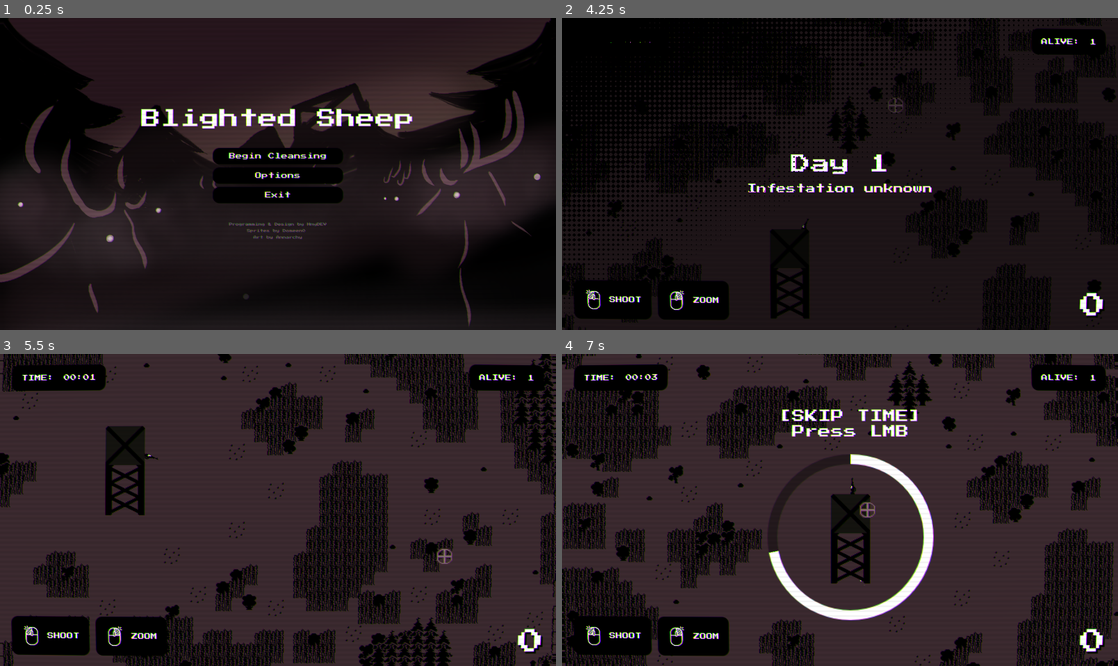
Above: before the commit, frames 1-4 (two rows, left to right).
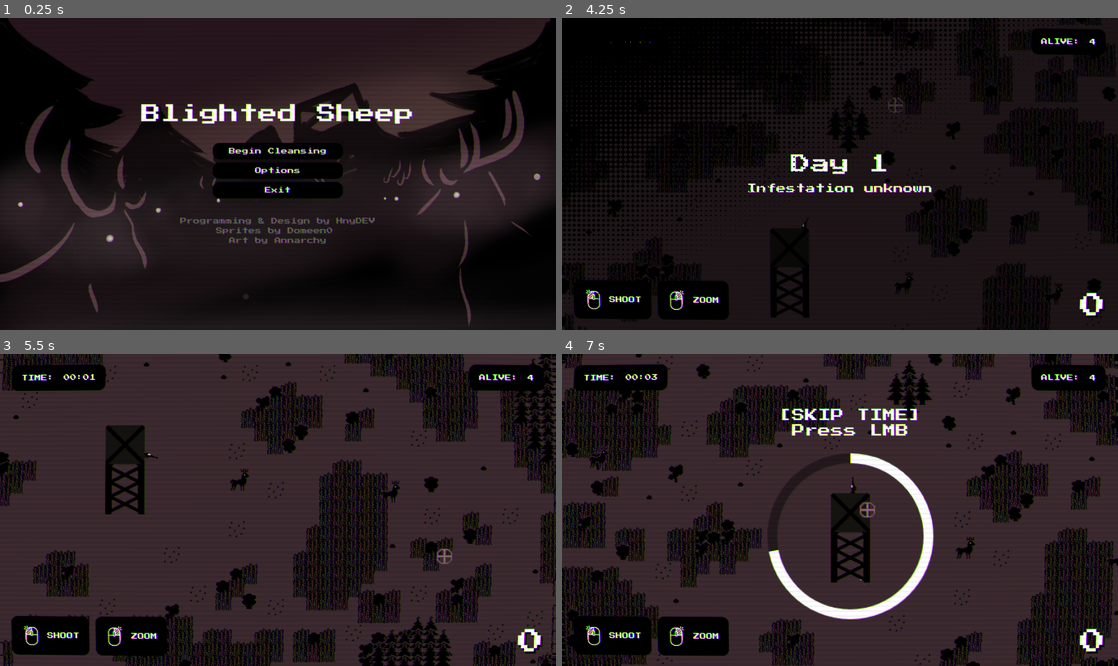
Above: after the commit, the same moments.

Repository: H0nney/gj_czarna_owca
Game: Godot game, scene res://scenes/root.tscn
Same seed, same stepped clock (60 frames per second), same inputs: the game is played once before the commit and once after it. Sound files missing from this copy of the repository are replaced by a short silence.
Inputs (mouse positions are in pixels of both pictures, inside the frame that each line leads up to):
- Up to frame 1 (0.25 s): no input
- Up to frame 2 (4.25 s): click "Begin Cleansing" at 0.5 s; click "Begin Cleansing" at 1.25 s; move the mouse to (962, 158) at 2.02 s; press the mouse at (962, 158) at 2.03 s; tap Enter at 2.75 s; move the mouse to (728, 189) at 2.77 s; release the mouse at (728, 189) at 2.78 s; click (728, 189) at 2.85 s; move the mouse to (895, 105) at 3.52 s; press the mouse at (895, 105) at 3.53 s
- Up to frame 3 (5.5 s): move the mouse to (250, 572) at 4.27 s; release the mouse at (250, 572) at 4.28 s; click (250, 572) at 4.35 s; move the mouse to (444, 556) at 5.02 s; press the mouse at (444, 556) at 5.03 s
- Up to frame 4 (7 s): move the mouse to (673, 463) at 5.77 s; release the mouse at (673, 463) at 5.78 s; click (673, 463) at 5.85 s; move the mouse to (867, 510) at 6.52 s; press the mouse at (867, 510) at 6.53 s

The runs differ from the first frame. In frame 1, 4.1% of the frame differs, in the area x 25-75%, y 27-73%; in frame 2, 1.1%; in frame 3, 12%; in frame 4, 14%, in the area x 0-100%, y 0-100%.

Commit message:
v1.2

Diff:
--- a/assets/scripts/autoload/sound.gd
+++ b/assets/scripts/autoload/sound.gd
@@ -1,5 +1,7 @@
 extends AudioStreamPlayer
 const BGM = preload("res://assets/music/bgm.mp3")
+const BOSS = preload("res://assets/music/boss.mp3")
+const INTERMISSION = preload("res://assets/music/intermission.mp3")
 
 func _ready():
 	self.stream = BGM
--- a/assets/scripts/classes/state/state_attack.gd
+++ b/assets/scripts/classes/state/state_attack.gd
@@ -4,13 +4,14 @@
 @export var animator:AnimatedSprite2D
 @export var headSprite:AnimatedSprite2D
 @export var navigationAgent:NavigationAgent2D
+@export var animationPlayer:AnimationPlayer
 
 func _exit_state() -> void:
-	pass
+	animationPlayer.stop(false)
 
 func _enter_state() -> void:
 	navigationAgent.target_position = global.tower.global_position
-	pass
+	animationPlayer.play("walking")
 
 func _physics_update(_delta) -> void:
 	actor.velocity = actor.global_position.direction_to(navigationAgent.get_next_path_position()) * actor.speed * 2
--- a/assets/scripts/classes/state/state_wander.gd
+++ b/assets/scripts/classes/state/state_wander.gd
@@ -1,18 +1,17 @@
 class_name State_Wander extends State
 
-@onready var animation = $"../../AnimationPlayer2"
-
 @export var actor:CharacterBody2D
+@export var animationPlayer:AnimationPlayer
 
 var randomDirection:Vector2 = Vector2.ZERO
 var randomDuration:float = 2
 
 func _exit_state() -> void:
-	pass
-
-	animation.stop()
+	animationPlayer.stop(false)
 
 func _enter_state() -> void:
+	animationPlayer.play("walking")
+
 	randomDuration = randf_range(1.5, 4)
 	randomDirection = Vector2(randf_range(-1, 1), randf_range(-1, 1))
 	actor.velocity = randomDirection.normalized() * actor.speed
@@ -20,8 +19,6 @@
 	await get_tree().create_timer(randomDuration).timeout
 	actor.stateMachine._setState(actor.state_idle)
 
-	animation.play("walking")
-
 func _physics_update(_delta):
 	var lastCollision = actor.get_last_slide_collision()
 	if lastCollision:
--- a/assets/scripts/classes/statemachine.gd
+++ b/assets/scripts/classes/statemachine.gd
@@ -18,4 +18,6 @@
 	state._enter_state()
 
 func _physics_process(delta):
+	#if state:
+		#$"../Debug".text = str(state.name)
 	state._physics_update(delta)
--- a/assets/scripts/deer.gd
+++ b/assets/scripts/deer.gd
@@ -87,6 +87,8 @@
 	var angle = damageTarget.direction_to(self.global_position)
 	blood_particles.direction = angle
 	blood_particles.emitting = true
+	$BehaviorTimer.stop()
+	$BehaviorTimer.wait_time = 999
 	stateMachine._setState(state_dead)
 	#spawn decals with a delay
 
@@ -129,7 +131,11 @@
 		areaOwner.takeDamage(1)
 		stateMachine._setState(state_pushback)
 
+func flipAllSprites(param):
+	main_sprite.flip_h = param
+	for child in main_sprite.get_children():
+		child.flip_h = param
+
 func _physics_process(delta):
 	if velocity.x != 0:
-		main_sprite.flip_h = velocity.x < 0
-		head_sprite.flip_h = velocity.x < 0
+		flipAllSprites(velocity.x < 0)
--- a/assets/scripts/game.gd
+++ b/assets/scripts/game.gd
@@ -62,7 +62,6 @@
 			test_area.set_deferred("position", spawnArea * rollDirection())
 			await get_tree().physics_frame
 
-		await get_tree().create_timer(0.1).timeout
 		var newDeer = DEER.instantiate()
 		newDeer.position = test_area.position
 		newDeer.died.connect(_onDeerDeath.bind(newDeer))
@@ -80,6 +79,8 @@
 	state = newState
 	match state:
 		GAMESTATE.INTERMISSION:
+			soundController.stream = soundController.INTERMISSION
+			soundController.play()
 			currentIntermission = INTERMISSION.instantiate()
 			var textVbox = currentIntermission.get_node_or_null("TextVBox")
 			if textVbox:
@@ -105,7 +106,7 @@
 
 				currentPlayField = PLAYFIELD.instantiate()
 				self.add_child(currentPlayField)
-				spawnDeer(pow(currentDay, 2))
+				spawnDeer(pow(currentDay+1, 2))
 				global.hideMouse()
 				global.crosshair.show()
 				set_start_time()
@@ -117,6 +118,8 @@
 				global.lockTimeSkip = false
 
 		GAMESTATE.DEFENSE:
+			soundController.stream = soundController.BOSS
+			soundController.play()
 			triggerInfections()
 			for deer in get_tree().get_nodes_in_group("infected"):
 				deer.showInfection(true)
@@ -231,9 +234,6 @@
 			global.lockTimeSkip = true
 			global.root._progressLevel(currentDay+1)
 
-
-
-
 func updateScore():
 	$HuntUi/HuntUiContainer/Score/ScoreLabel.applyShake()
 	$HuntUi/HuntUiContainer/Score/ScoreLabel.text = str(global.score)
--- a/scenes/deer.tscn
+++ b/scenes/deer.tscn
@@ -11,63 +11,6 @@
 [ext_resource type="Script" path="res://assets/scripts/classes/state/state_attack.gd" id="9_ca8ft"]
 [ext_resource type="Texture2D" uid="uid://bxroiqp145tr0" path="res://assets/gfx/bodies.png" id="9_fopbx"]
 [ext_resource type="Script" path="res://assets/scripts/classes/state/state_pushback.gd" id="10_ndokc"]
-
-[sub_resource type="Animation" id="Animation_tvg7p"]
-resource_name = "walking"
-loop_mode = 1
-tracks/0/type = "bezier"
-tracks/0/imported = false
-tracks/0/enabled = true
-tracks/0/path = NodePath(".:position:x")
-tracks/0/interp = 1
-tracks/0/loop_wrap = true
-tracks/0/keys = {
-"handle_modes": PackedInt32Array(0, 0, 0),
-"points": PackedFloat32Array(0, -0.25, 0, 0.25, 0, 0, -0.25, 0, 0.25, 0, 0, -0.25, 0, 0.25, 0),
-"times": PackedFloat32Array(0, 0.5, 1)
-}
-tracks/1/type = "bezier"
-tracks/1/imported = false
-tracks/1/enabled = true
-tracks/1/path = NodePath(".:position:y")
-tracks/1/interp = 1
-tracks/1/loop_wrap = true
-tracks/1/keys = {
-"handle_modes": PackedInt32Array(0, 0, 0),
-"points": PackedFloat32Array(0, -0.25, 0, 0.25, 0, -2, -0.25, 0, 0.25, 0, 0, -0.25, 0, 0.25, 0),
-"times": PackedFloat32Array(0, 0.5, 1)
-}
-
-[sub_resource type="Animation" id="Animation_s5bs6"]
-length = 0.001
-tracks/0/type = "bezier"
-tracks/0/imported = false
-tracks/0/enabled = true
-tracks/0/path = NodePath(".:position:x")
-tracks/0/interp = 1
-tracks/0/loop_wrap = true
-tracks/0/keys = {
-"handle_modes": PackedInt32Array(0),
-"points": PackedFloat32Array(0, -0.25, 0, 0.25, 0),
-"times": PackedFloat32Array(0)
-}
-tracks/1/type = "bezier"
-tracks/1/imported = false
-tracks/1/enabled = true
-tracks/1/path = NodePath(".:position:y")
-tracks/1/interp = 1
-tracks/1/loop_wrap = true
-tracks/1/keys = {
-"handle_modes": PackedInt32Array(0),
-"points": PackedFloat32Array(-1, -0.25, 0, 0.25, 0),
-"times": PackedFloat32Array(0)
-}
-
-[sub_resource type="AnimationLibrary" id="AnimationLibrary_stgkr"]
-_data = {
-"RESET": SubResource("Animation_s5bs6"),
-"walking": SubResource("Animation_tvg7p")
-}
 
 [sub_resource type="RectangleShape2D" id="RectangleShape2D_kq0bc"]
 size = Vector2(18, 6)
@@ -233,37 +176,67 @@
 "appear": SubResource("Animation_fg7is")
 }
 
+[sub_resource type="Animation" id="Animation_tvg7p"]
+resource_name = "walking"
+length = 0.6
+loop_mode = 1
+tracks/0/type = "bezier"
+tracks/0/imported = false
+tracks/0/enabled = true
+tracks/0/path = NodePath("MainSprite:position:x")
+tracks/0/interp = 1
+tracks/0/loop_wrap = true
+tracks/0/keys = {
+"handle_modes": PackedInt32Array(),
+"points": PackedFloat32Array(),
+"times": PackedFloat32Array()
+}
+tracks/1/type = "bezier"
+tracks/1/imported = false
+tracks/1/enabled = true
+tracks/1/path = NodePath("MainSprite:position:y")
+tracks/1/interp = 1
+tracks/1/loop_wrap = true
+tracks/1/keys = {
+"handle_modes": PackedInt32Array(0, 0, 0),
+"points": PackedFloat32Array(-7, -0.25, 0, 0.25, 0, -12, -0.25, 0, 0.25, 0, -7, -0.25, 0, 0.25, 0),
+"times": PackedFloat32Array(0, 0.3, 0.6)
+}
+
+[sub_resource type="AnimationLibrary" id="AnimationLibrary_stgkr"]
+_data = {
+"walking": SubResource("Animation_tvg7p")
+}
+
 [sub_resource type="CircleShape2D" id="CircleShape2D_xs716"]
 radius = 48.0
 
 [node name="Deer" type="CharacterBody2D"]
-position = Vector2(0, -1)
+position = Vector2(0, -1.65577)
 motion_mode = 1
 platform_floor_layers = 4294901760
 script = ExtResource("1_dmsfe")
 
-[node name="AnimationPlayer2" type="AnimationPlayer" parent="."]
-libraries = {
-"": SubResource("AnimationLibrary_stgkr")
-}
-
 [node name="CollisionShape2D" type="CollisionShape2D" parent="."]
 visible = false
 position = Vector2(0, 2)
 shape = SubResource("RectangleShape2D_kq0bc")
 
 [node name="MainSprite" type="AnimatedSprite2D" parent="."]
-position = Vector2(0, -10)
+position = Vector2(0, -7)
 sprite_frames = SubResource("SpriteFrames_nvc8e")
 animation = &"eat_start"
 autoplay = "idle"
 
 [node name="HeadSprite" type="AnimatedSprite2D" parent="MainSprite"]
+position = Vector2(-96, -40.3442)
 sprite_frames = ExtResource("4_54a1f")
 animation = &"idle"
 autoplay = "idle"
+offset = Vector2(96, 40.3442)
 
 [node name="HitBox" type="Area2D" parent="."]
+visible = false
 collision_layer = 2
 collision_mask = 4
 monitoring = false
@@ -292,9 +265,10 @@
 sprite = NodePath("../../MainSprite")
 deadSprite = NodePath("../../DeadSprite")
 
-[node name="State_Wander" type="Node" parent="StateMachine" node_paths=PackedStringArray("actor")]
+[node name="State_Wander" type="Node" parent="StateMachine" node_paths=PackedStringArray("actor", "animationPlayer")]
 script = ExtResource("6_wjb60")
 actor = NodePath("../..")
+animationPlayer = NodePath("../../AnimationPlayer2")
 
 [node name="State_Eat" type="Node" parent="StateMachine" node_paths=PackedStringArray("actor", "animator", "headSprite")]
 script = ExtResource("8_btra8")
@@ -302,12 +276,13 @@
 animator = NodePath("../../MainSprite")
 headSprite = NodePath("../../MainSprite/HeadSprite")
 
-[node name="State_Attack" type="Node" parent="StateMachine" node_paths=PackedStringArray("actor", "animator", "headSprite", "navigationAgent")]
+[node name="State_Attack" type="Node" parent="StateMachine" node_paths=PackedStringArray("actor", "animator", "headSprite", "navigationAgent", "animationPlayer")]
 script = ExtResource("9_ca8ft")
 actor = NodePath("../..")
 animator = NodePath("../../MainSprite")
 headSprite = NodePath("../../MainSprite/HeadSprite")
 navigationAgent = NodePath("../../NavigationAgent")
+animationPlayer = NodePath("../../AnimationPlayer2")
 
 [node name="State_Pushback" type="Node" parent="StateMachine" node_paths=PackedStringArray("actor")]
 script = ExtResource("10_ndokc")
@@ -344,7 +319,13 @@
 "": SubResource("AnimationLibrary_v6wje")
 }
 
+[node name="AnimationPlayer2" type="AnimationPlayer" parent="."]
+libraries = {
+"": SubResource("AnimationLibrary_stgkr")
+}
+
 [node name="InfectionArea" type="Area2D" parent="."]
+visible = false
 collision_layer = 0
 collision_mask = 2
 
@@ -354,5 +335,20 @@
 
 [node name="NavigationAgent" type="NavigationAgent2D" parent="."]
 
+[node name="Debug" type="Label" parent="."]
+visible = false
+anchors_preset = 8
+anchor_left = 0.5
+anchor_top = 0.5
+anchor_right = 0.5
+anchor_bottom = 0.5
+offset_left = -23.5
+offset_top = -58.3442
+offset_right = 23.5
+offset_bottom = -35.3442
+grow_horizontal = 2
+grow_vertical = 2
+text = "STATE"
+
 [connection signal="area_entered" from="HitBox" to="." method="_on_hit_box_area_entered"]
 [connection signal="timeout" from="BehaviorTimer" to="." method="_on_behavior_timer_timeout"]
--- a/scenes/menu.tscn
+++ b/scenes/menu.tscn
@@ -78,7 +78,7 @@
 [node name="Label" type="Label" parent="MenuContainer/Main/Credits"]
 layout_mode = 2
 theme_override_colors/font_color = Color(1, 1, 1, 0.313726)
-theme_override_font_sizes/font_size = 8
+theme_override_font_sizes/font_size = 16
 text = "Programming & Design by HnyDEV"
 horizontal_alignment = 1
 vertical_alignment = 1
@@ -86,7 +86,7 @@
 [node name="Label2" type="Label" parent="MenuContainer/Main/Credits"]
 layout_mode = 2
 theme_override_colors/font_color = Color(1, 1, 1, 0.313726)
-theme_override_font_sizes/font_size = 8
+theme_override_font_sizes/font_size = 16
 text = "Sprites by Domeen0 "
 horizontal_alignment = 1
 vertical_alignment = 1
@@ -94,7 +94,7 @@
 [node name="Label3" type="Label" parent="MenuContainer/Main/Credits"]
 layout_mode = 2
 theme_override_colors/font_color = Color(1, 1, 1, 0.313726)
-theme_override_font_sizes/font_size = 8
+theme_override_font_sizes/font_size = 16
 text = "Art by Annarchy"
 horizontal_alignment = 1
 vertical_alignment = 1
Binary file changed: assets/gfx/ui/binoculars.png
Not shown, added: assets/music/boss.mp3.import
Not shown, added: assets/music/intermission.mp3.import
Not shown: 1 places in scenes/deer.tscn that only renumber resources
Not shown, added: assets/music/boss.mp3
Not shown, added: assets/music/intermission.mp3
Not shown, removed: export/v1.1/index.apple-touch-icon.png
Not shown, removed: export/v1.1/index.audio.worklet.js
Not shown, removed: export/v1.1/index.icon.png
Not shown, changed: export/v1.1/index.pck
Not shown, removed: export/v1.1/index.png
Not shown, changed: export/v1.1/index.wasm
(and 1 more such lines)
